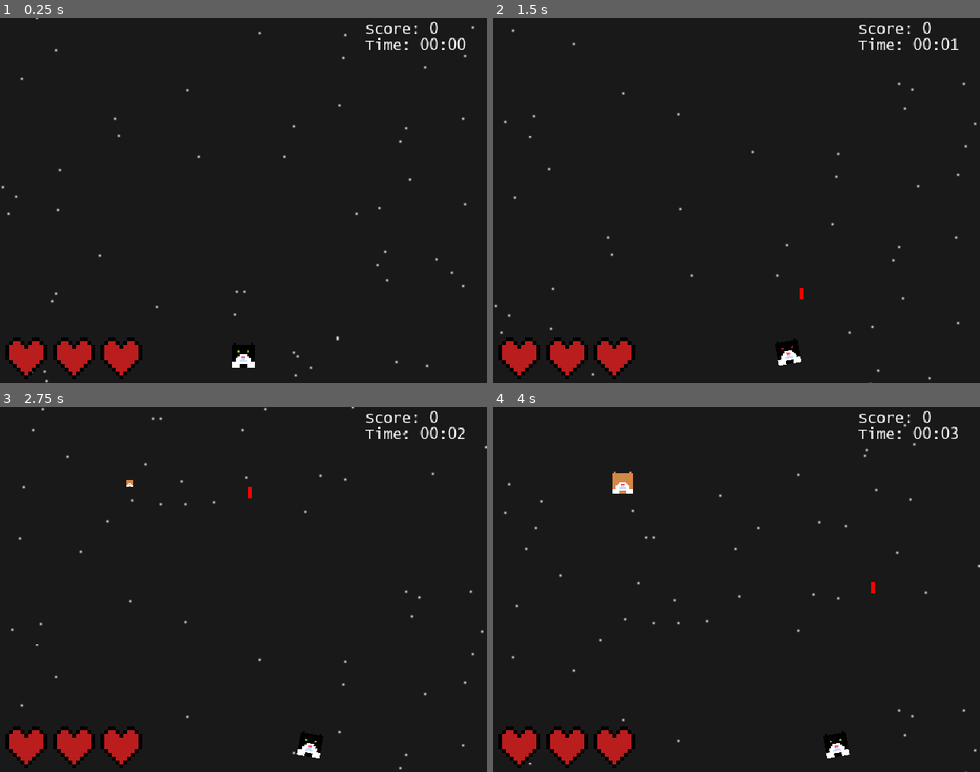
Above: before the commit, frames 1-4 (two rows, left to right).
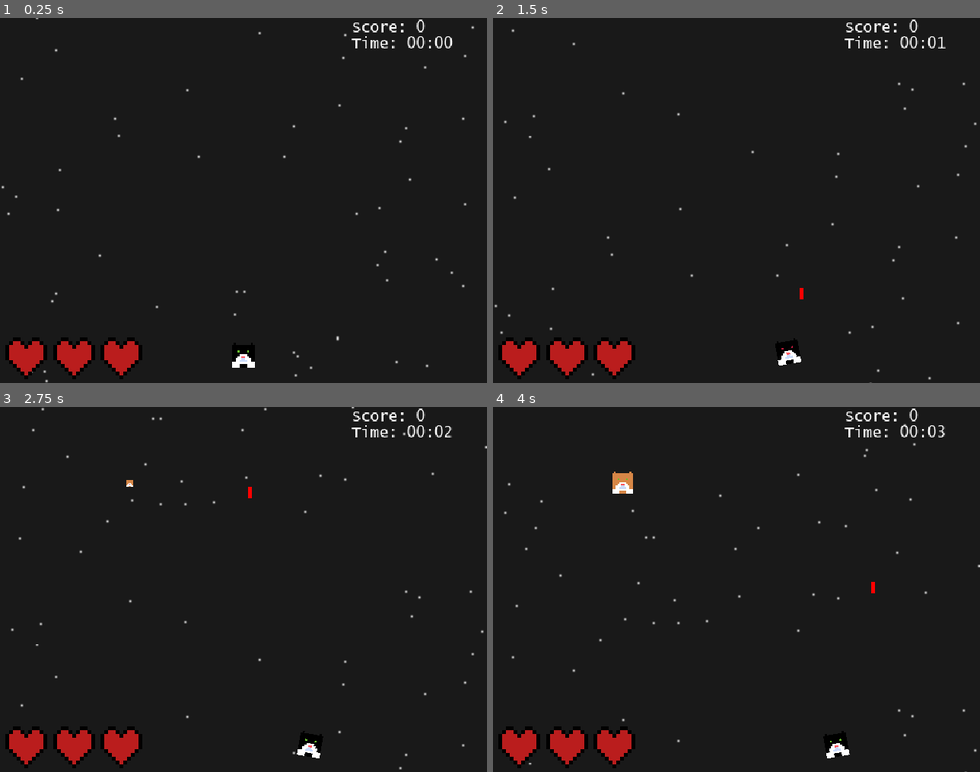
Above: after the commit, the same moments.

Repository: mrborghini/cat-game
Game: Godot game, scene res://scenes/main.tscn
Two runs of this game, one before a commit and one after it. Both use one fixed random seed, a clock stepped at 60 frames per second and the inputs below.
Inputs (mouse positions are in pixels of both pictures, inside the frame that each line leads up to):
- Up to frame 1 (0.25 s): no input
- Up to frame 2 (1.5 s): move the mouse to (580, 36) at 0.52 s; hold D (right) 0.53-1.28 s; click (580, 36) at 0.6 s; move the mouse to (916, 43) at 1.27 s; hold A (left) from 1.28 s (still down); click (916, 43) at 1.35 s
- Up to frame 3 (2.75 s): move the mouse to (292, 509) at 2.02 s; release A (left) at 2.03 s; hold D (right) from 2.03 s (still down); click (292, 509) at 2.1 s
- Up to frame 4 (4 s): move the mouse to (712, 662) at 2.77 s; click (712, 662) at 2.85 s; move the mouse to (882, 644) at 3.52 s; release D (right) at 3.53 s; hold A (left) from 3.53 s (still down); click (882, 644) at 3.6 s

The runs differ from the first frame. In frame 1, 0.7% of the frame differs, in the area x 72-96%, y 0-9%; in frame 2, 0.7%; in frame 3, 0.7%; in frame 4, 0.7%.

Commit message:
Fixed scaling issues

Diff:
--- a/project.godot
+++ b/project.godot
@@ -35,8 +35,6 @@
 
 window/size/viewport_width=640
 window/size/viewport_height=480
-window/stretch/mode="viewport"
-window/stretch/scale_mode="integer"
 window/vsync/vsync_mode=0
 window/warnings/int_as_enum_without_match=2
 window/warnings/int_as_enum_without_cast=2
--- a/scenes/enemy_cat.tscn
+++ b/scenes/enemy_cat.tscn
@@ -95,7 +95,6 @@
 script = ExtResource("1_dosoe")
 movement_delay = 1.0
 spawn_animation_ms = 200.0
-become_boss_chance = 0.01
 projectile_scene = ExtResource("2_hhcay")
 movement_speed = 25.0
 
--- a/scenes/lose_screen.tscn
+++ b/scenes/lose_screen.tscn
@@ -1,39 +1,31 @@
-[gd_scene load_steps=3 format=3 uid="uid://codwk21cgmbb"]
+[gd_scene load_steps=4 format=3 uid="uid://codwk21cgmbb"]
 
+[ext_resource type="Script" path="res://scripts/lose_screen.gd" id="1_4sddm"]
 [ext_resource type="FontFile" uid="uid://cfetcxoou3ucb" path="res://fonts/lucon.ttf" id="1_d4joh"]
 [ext_resource type="Script" path="res://scripts/blue_screen.gd" id="2_uv12m"]
 
 [node name="LoseScreen" type="Control"]
 layout_mode = 3
-anchors_preset = 15
-anchor_right = 1.0
-anchor_bottom = 1.0
-grow_horizontal = 2
-grow_vertical = 2
+script = ExtResource("1_4sddm")
 
 [node name="ColorRect" type="ColorRect" parent="."]
 layout_mode = 1
-anchors_preset = 15
-anchor_right = 1.0
-anchor_bottom = 1.0
+anchors_preset = 8
+anchor_left = 0.5
+anchor_top = 0.5
+anchor_right = 0.5
+anchor_bottom = 0.5
+offset_right = 320.0
+offset_bottom = 240.0
 grow_horizontal = 2
 grow_vertical = 2
 color = Color(0.00392157, 0, 0.501961, 1)
 
 [node name="RichTextLabel" type="RichTextLabel" parent="."]
 texture_filter = 1
-layout_mode = 1
-anchors_preset = 8
-anchor_left = 0.5
-anchor_top = 0.5
-anchor_right = 0.5
-anchor_bottom = 0.5
-offset_left = -128.0
-offset_top = -89.0
-offset_right = 368.0
-offset_bottom = 274.0
-grow_horizontal = 2
-grow_vertical = 2
+layout_mode = 0
+offset_right = 640.0
+offset_bottom = 480.0
 scale = Vector2(0.5, 0.5)
 theme_override_fonts/normal_font = ExtResource("1_d4joh")
 theme_override_font_sizes/normal_font_size = 10
@@ -63,6 +55,4 @@
 Physical memory dump complete.
 
 Contact your system administrator or technical support group for further assistance."
-fit_content = true
-scroll_active = false
 script = ExtResource("2_uv12m")
--- a/scenes/main.tscn
+++ b/scenes/main.tscn
@@ -1,15 +1,13 @@
-[gd_scene load_steps=14 format=3 uid="uid://cdhr68sidstfa"]
+[gd_scene load_steps=12 format=3 uid="uid://cdhr68sidstfa"]
 
 [ext_resource type="PackedScene" uid="uid://bmjsssgtf561d" path="res://scenes/player.tscn" id="1_2werf"]
 [ext_resource type="Script" path="res://scripts/world.gd" id="1_617ei"]
-[ext_resource type="Script" path="res://scripts/zoom.gd" id="3_21ks4"]
+[ext_resource type="Script" path="res://scripts/camera_zoom.gd" id="3_21ks4"]
 [ext_resource type="PackedScene" uid="uid://ccuywcocxesi8" path="res://scenes/enemy_cat.tscn" id="5_o4yjn"]
 [ext_resource type="Script" path="res://scripts/enemy_spawner.gd" id="5_xy0s5"]
 [ext_resource type="Script" path="res://scripts/fps.gd" id="6_frtvy"]
 [ext_resource type="PackedScene" uid="uid://dfoc4fy3x0dho" path="res://scenes/hearts.tscn" id="7_n8ms2"]
-[ext_resource type="PackedScene" uid="uid://codwk21cgmbb" path="res://scenes/lose_screen.tscn" id="7_qgrfi"]
 [ext_resource type="FontFile" uid="uid://cfetcxoou3ucb" path="res://fonts/lucon.ttf" id="8_0mtpa"]
-[ext_resource type="Script" path="res://scripts/lose_screen.gd" id="8_p12cv"]
 [ext_resource type="Script" path="res://scripts/stats_label.gd" id="10_u2dqq"]
 
 [sub_resource type="RectangleShape2D" id="RectangleShape2D_i60oi"]
@@ -22,7 +20,7 @@
 script = ExtResource("1_617ei")
 scroll_speed = 50.0
 
-[node name="Camera2D" type="Camera2D" parent="."]
+[node name="PlayerCamera" type="Camera2D" parent="."]
 zoom = Vector2(2.5, 2.5)
 script = ExtResource("3_21ks4")
 
@@ -57,19 +55,12 @@
 offset_right = 128.0
 offset_bottom = 96.0
 
-[node name="LoseScreen" parent="Control" instance=ExtResource("7_qgrfi")]
-visible = false
-z_index = 1
-layout_mode = 1
-script = ExtResource("8_p12cv")
-
 [node name="FPS" type="RichTextLabel" parent="Control"]
 texture_filter = 1
 layout_mode = 0
-offset_left = 2.0
-offset_right = 180.0
+offset_left = 1.0
+offset_right = 180.04
 offset_bottom = 40.0
-scale = Vector2(0.5, 0.5)
 theme_override_fonts/normal_font = ExtResource("8_0mtpa")
 theme_override_font_sizes/normal_font_size = 16
 text = "Fps:"
@@ -79,14 +70,13 @@
 [node name="StatsLabel" type="RichTextLabel" parent="Control"]
 texture_filter = 1
 layout_mode = 1
-anchors_preset = 1
-anchor_left = 1.0
-anchor_right = 1.0
-offset_left = -64.0
-offset_top = 2.0
-offset_right = 64.0
-offset_bottom = 44.0
-grow_horizontal = 0
+anchors_preset = -1
+anchor_top = 1.0
+anchor_bottom = 1.0
+offset_left = 185.0
+offset_top = -191.0
+offset_right = 325.0
+offset_bottom = -129.0
 scale = Vector2(0.5, 0.5)
 theme_override_fonts/normal_font = ExtResource("8_0mtpa")
 theme_override_font_sizes/normal_font_size = 16
--- /dev/null
+++ b/scripts/camera_zoom.gd
@@ -0,0 +1,14 @@
+extends Camera2D
+
+class_name CameraZoom
+
+@export var base_resolution: Vector2 = Vector2(640, 480)
+var base_zoom: Vector2
+
+func _ready() -> void:
+	base_zoom = self.zoom
+
+func _process(_delta: float) -> void:
+	var resolution: Vector2 = get_viewport().get_visible_rect().size
+	var scale_factor: float = min(resolution.x / base_resolution.x, resolution.y / base_resolution.y)
+	self.zoom = Vector2(scale_factor, scale_factor) * base_zoom
--- a/scripts/player.gd
+++ b/scripts/player.gd
@@ -12,16 +12,25 @@
 var starting_health: int
 var starting_pos: Vector2
 
+@onready var camera: CameraZoom = $"../PlayerCamera"
+
+func handle_heart_postion() -> void:
+	for i in range(hearts.size()):
+		calculate_heart_position(hearts[i], i)
+
+func calculate_heart_position(heart: AnimatedSprite2D, index: int) -> void:
+	if index != 0:
+		heart.position.x = hearts[index - 1].position.x + heart_margin
+
 func setup_hearts() -> void:
 	if hearts_setup:
 		return
 
 	for i in range(0, self.health):
-		var heart: Node = heart_sprite.instantiate()
+		var heart: AnimatedSprite2D = heart_sprite.instantiate()
 		hearts.push_back(heart)
 		heart.position = heart_pos
-		if i != 0:
-			heart.position.x = hearts[i - 1].position.x + heart_margin
+		calculate_heart_position(heart, i)
 		heart.z_index = -1
 		get_parent().add_child(heart)
 
@@ -53,29 +62,37 @@
 		shoot()
 
 func handle_health() -> void:
-	if last_health == self.health:
+	if last_health == self.health and self.health != 0:
 		return
 
 	if heart_index <= 0:
 		PlayerScores.game_over = true
 
-	last_health = self.health
-	hearts[heart_index].play("damage")
-	heart_index -= 1
+	if heart_index != -1:
+		last_health = self.health
+		hearts[heart_index].play("damage")
+		heart_index -= 1
 
 	if PlayerScores.game_over:
-		self.health = starting_health
-		heart_index = starting_health - 1
-		self.position = starting_pos
-		self.move_direction = MOVE_SET.NONE
-		last_health = starting_health
+		reset()
 
 func _process(delta: float) -> void:
 	if PlayerScores.game_over:
 		return
 
 	setup_hearts()
+	handle_heart_postion()
 	handle_controls()
 	handle_movement()
 	handle_shoot_delay(delta)
 	handle_health()
+
+
+func reset()-> void:
+	self.health = starting_health
+	heart_index = starting_health - 1
+	self.position = starting_pos
+	self.move_direction = MOVE_SET.NONE
+	last_health = starting_health
+	for heart in hearts:
+		heart.play("default")
--- a/scripts/zoom.gd
+++ /dev/null
@@ -1,11 +0,0 @@
-extends Camera2D
-
-
-# Called when the node enters the scene tree for the first time.
-func _ready() -> void:
-	pass # Replace with function body.
-
-
-# Called every frame. 'delta' is the elapsed time since the previous frame.
-func _process(_delta: float) -> void:
-	pass
